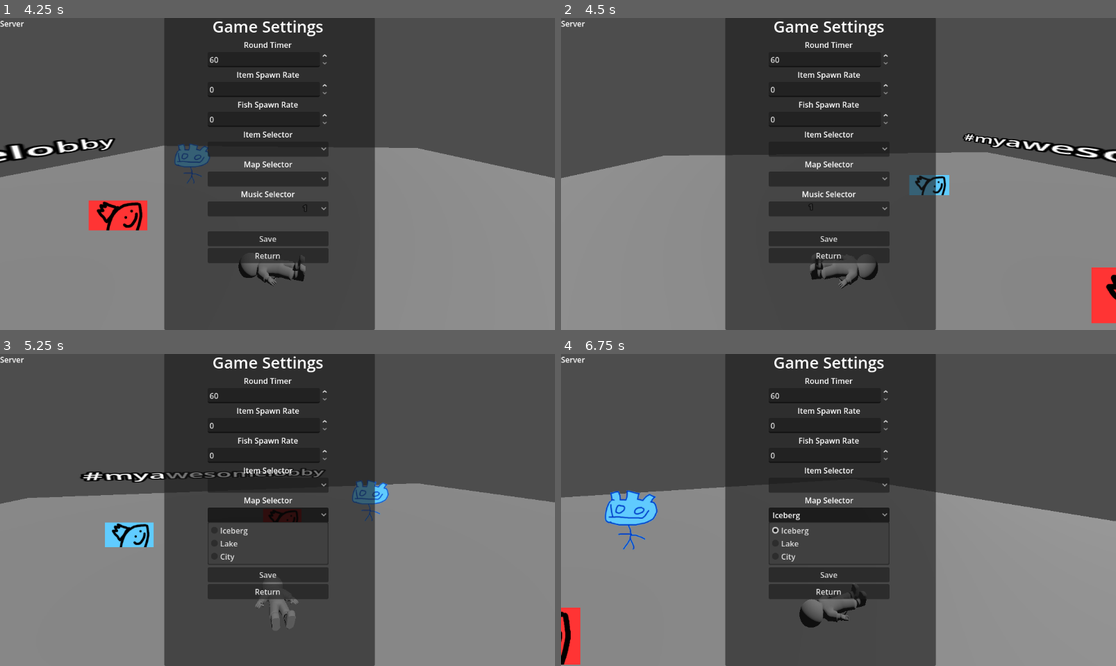
Above: before the commit, frames 1-4 (two rows, left to right).
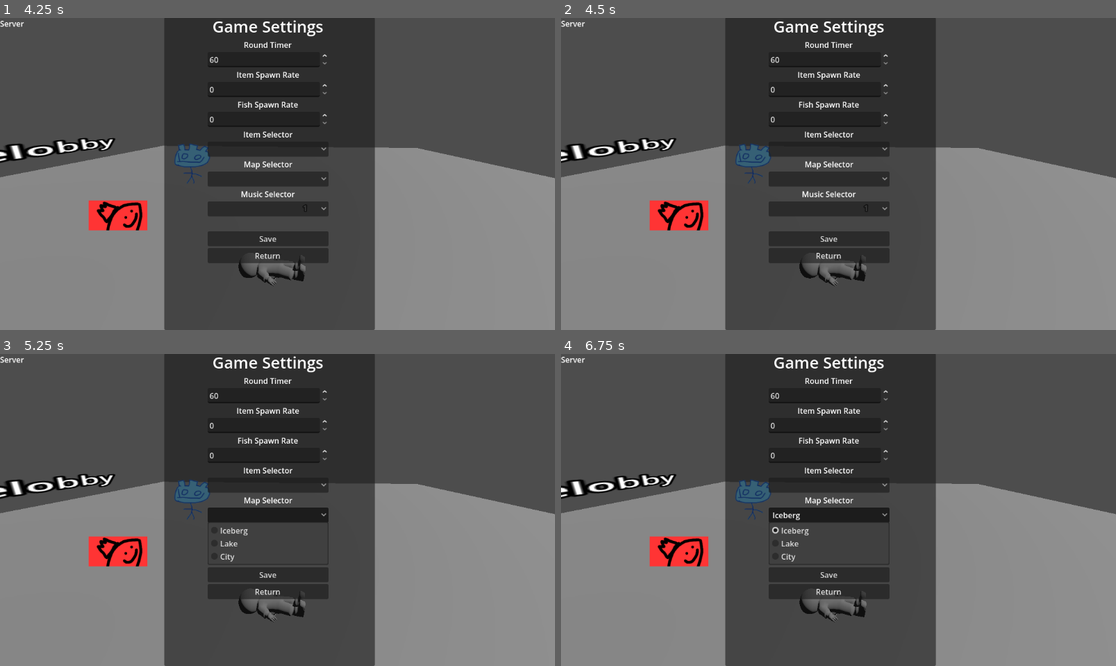
Above: after the commit, the same moments.

Repository: gmuGADIG/King-Fisher
Game: Godot game, scene res://world/lobby/lobby.tscn
Same seed, same stepped clock (60 frames per second), same inputs: the game is played once before the commit and once after it. This scene is started directly instead of the project's main scene.
Inputs (mouse positions are in pixels of both pictures, inside the frame that each line leads up to):
- Up to frame 1 (4.25 s): tap Enter (test1) at 0.5, 2.85 s; move the mouse to (305, 174) at 0.52 s; hold W (move_up) from 0.53 s (still down); click (305, 174) at 0.6 s; tap Space (jump) at 0.77, 1.52, 3.02, 3.77 s; move the mouse to (249, 174) at 1.27 s; tap \ (print_players) at 1.35 s; click (249, 174) at 1.42 s; move the mouse to (288, 167) at 2.02 s; hold Tab (scoreboard) 2.03-2.78 s; click (288, 167) at 2.17 s; move the mouse to (271, 180) at 2.77 s; click (271, 180) at 2.92 s; move the mouse to (316, 177) at 3.52 s; hold Right mouse button (use_item) from 3.53 s (still down); click (316, 177) at 3.67 s; tap Escape (Menu) at 4.15 s
- Up to frame 2 (4.5 s): keep holding W (move_up); move the mouse to (794, 170) at 4.27 s; release Right mouse button (use_item) at 4.28 s; tap Ctrl at 4.35 s; click (794, 170) at 4.42 s
- Up to frame 3 (5.25 s): keep holding W (move_up); tap Space (jump) at 4.52 s; move the mouse to (283, 510) at 5.02 s; click (283, 510) at 5.1 s
- Up to frame 4 (6.75 s): tap Space (jump) at 5.75, 6.02 s; move the mouse to (816, 503) at 5.77 s; release W (move_up) at 5.78 s; hold D (move_right) 5.78-6.53 s; tap \ (print_players) at 5.85 s; click (816, 503) at 5.92 s; tap Enter (test1) at 6.5 s; move the mouse to (866, 510) at 6.52 s; hold W (move_up) from 6.53 s (still down); hold Tab (scoreboard) from 6.53 s (still down); click (866, 510) at 6.67 s

Frame 1 is identical in both runs. In frame 2, 5.2% of the frame differs, in the area x 0-100%, y 36-98%; in frame 3, 5.2%; in frame 4, 6.0%, in the area x 0-100%, y 38-100%.

Commit message:
I think I fixed the bug
It was just a matter of the mouse mode not being changed when the menu settings were changed

Diff:
--- a/ui/pause_menu/lobby_menu.gd
+++ b/ui/pause_menu/lobby_menu.gd
@@ -46,6 +46,18 @@
 
 func _input(event: InputEvent) -> void:
 	if(event.is_action_pressed("Menu") && multiplayer.is_server()):
+		if($CanvasLayer/Panel.visible):
+			print("Hiding menu!")
+			Input.mouse_mode = Input.MOUSE_MODE_CAPTURED
+		else:
+			print("Showing menu")
+			Input.mouse_mode = Input.MOUSE_MODE_CONFINED
 		print("Menu pressed")
 		print("Authority checked")
 		$CanvasLayer/Panel.visible = !$CanvasLayer/Panel.visible
+
+
+
+func _on_return_button_pressed() -> void:
+	$CanvasLayer/Panel.hide()
+	Input.mouse_mode = Input.MOUSE_MODE_CAPTURED
--- a/ui/pause_menu/lobby_menu.tscn
+++ b/ui/pause_menu/lobby_menu.tscn
@@ -125,3 +125,4 @@
 text = "Return"
 
 [connection signal="pressed" from="CanvasLayer/Panel/VBoxContainer/Save Button" to="." method="_on_save_button_pressed"]
+[connection signal="pressed" from="CanvasLayer/Panel/VBoxContainer/Return Button" to="." method="_on_return_button_pressed"]
